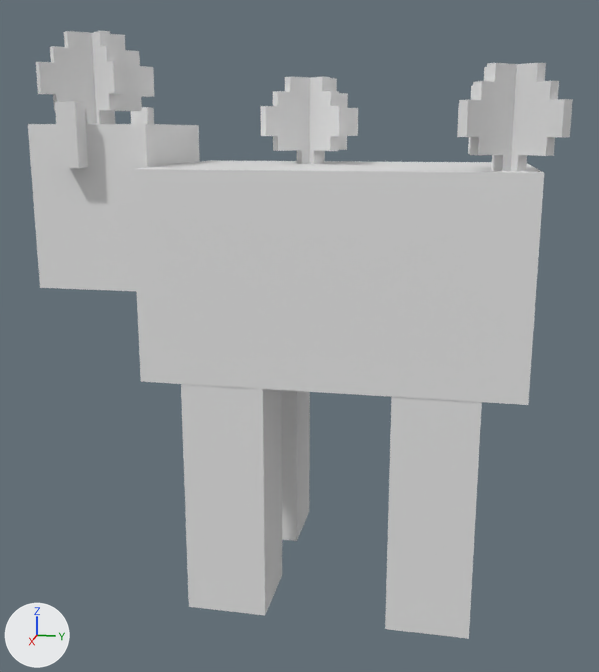
The Blender file cow mooshrum/oldmooshroom.blend as it was, and as the next commit left it.
Camera for both pictures: a 50 mm lens placed at (8.4, 1.19, 4.7), pointed at (0.1, -0.47, 2.63). Every picture has the same lights, and +X, +Y and +Z are marked at lower left.
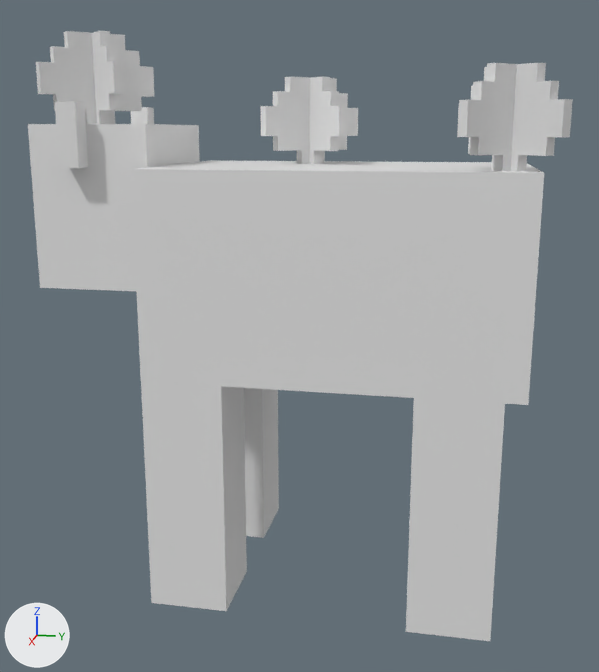
Where the newer file only moved an object's origin or applied its transform, the numbers keep the older frame.

Where the change shows, as pixel boxes [x1, y1, x2, y2] in the pictures (599 x 672 px):
'Cube.006', moved
    before: [181, 384, 282, 615]
    after: [141, 382, 247, 611]
'Cube.005', moved
    before: [385, 397, 482, 639]
    after: [406, 398, 505, 641]
'Cube.007', moved
    before: [281, 390, 310, 541]
    after: [244, 388, 279, 538]

What changed in the scene script:
```text
Change ob_cube_007:
    ob_cube_007.location: (-0.8, -1.0, 1.21) -> (-0.8, -1.4, 1.21)
Change ob_cube_006:
    ob_cube_006.location: (0.79, -1.0, 1.21) -> (0.8, -1.4, 1.21)
Change ob_cube_005:
    ob_cube_005.location: (0.79, 1.0, 1.21) -> (0.8, 1.2, 1.21)
```
